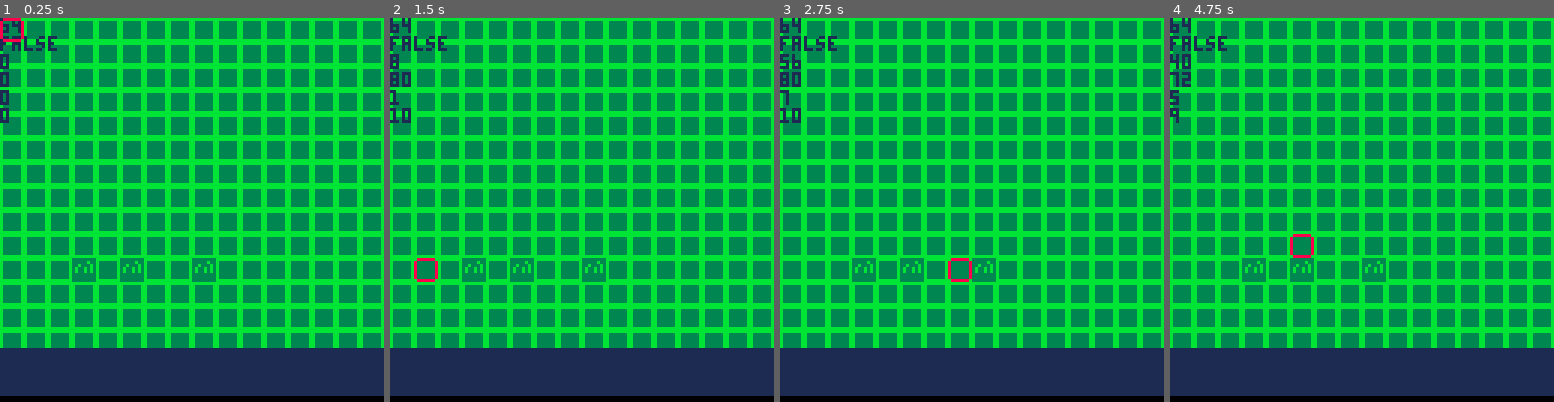
Above: before the commit, frames 1-4 (left to right).
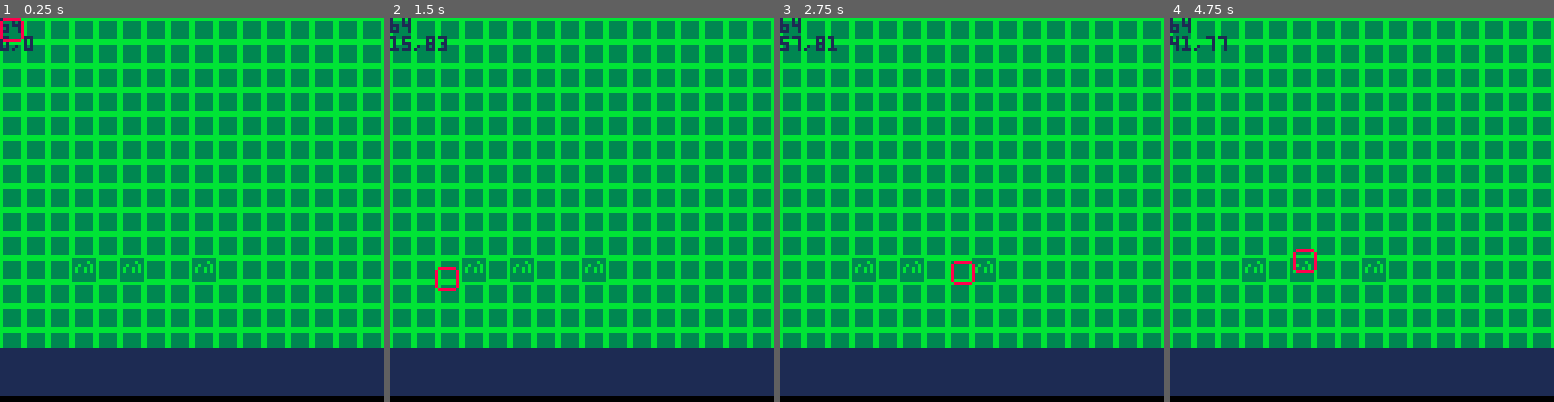
Above: after the commit, the same moments.

Repository: alainpuron/pico-8
Game: PICO-8 cartridge city.p8
Same seed, same stepped clock (60 frames per second), same inputs: the game is played once before the commit and once after it.
Inputs (mouse positions are in pixels of both pictures, inside the frame that each line leads up to):
- Up to frame 1 (0.25 s): no input
- Up to frame 2 (1.5 s): click (670, 121) at 0.67 s; click (436, 267) at 1.22 s
- Up to frame 3 (2.75 s): click (887, 114) at 1.77 s; click (952, 259) at 2.32 s
- Up to frame 4 (4.75 s): click (1404, 106) at 2.87 s; click (1465, 256) at 3.42 s; click (1231, 102) at 3.97 s; click (1292, 248) at 4.52 s

The runs differ from the first frame. In frame 1, 0.5% of the frame differs, in the area x 0-15%, y 4-28%; in frame 2, 0.8%; in frame 3, 0.9%; in frame 4, 0.9%, in the area x 0-39%, y 4-67%.

Commit message:
Add files via upload

Diff:
--- a/city.p8
+++ b/city.p8
@@ -37,6 +37,7 @@
 function mouse_update()
 	mouse_inputs(mouse) 		-- inputs
 	mouse_movement(mouse) -- mouse movement
+	mouse_state() 								-- state of the mouse
 end
 
 function mouse_inputs(mouse)
@@ -63,27 +64,21 @@
 
 end
 
+-- mouse state --
+function mouse_state()
+
+	-- is the mouse over toolbar
+	is_over_toolbar = is_mouse_over(mouse,toolbar_base)
+
+end
+
 function mouse_draw(mouse)
 
 	-- print tile
-	mouse_tile(mouse)
-
-	-- print if mouse is over
-	is_over_toolbar = is_mouse_over(mouse,toolbar_base)
-	print(is_over_toolbar)
-
-	print(cursor_x)
-	print(cursor_y)
-
-	print(tile_x)
-	print(tile_y)
-
- -- sp,x,y,h,w
--- if is_mouse_over(mouse,toolbar_base) then
-		spr(mouse.sp,cursor_x,cursor_y,1,1)
---		else
---			spr(mouse.sp,mouse.x,mouse.y,1,1)
---	end
+	mouse_tile(mouse,toolbar_base)
+
+	 -- sp,x,y,h,w --
+		spr(mouse.sp,mouse.x,mouse.y,1,1)
 
 end
 
@@ -99,9 +94,10 @@
 
 end
 
-function mouse_tile(mouse)
+function mouse_tile(mouse,toolbar_base)
 
 	print(mget(tile_x,tile_y))
+	print(mouse.x .. "," .. mouse.y)
 
 end
 
@@ -112,8 +108,8 @@
 		local ending_x		 =	toolbar_base.e_width
 		local	ending_y 		=	toolbar_base.e_height
 
-		-- is over
-		if cursor_x > starting_x and cursor_x < ending_x and cursor_y > starting_y and cursor_y < ending_y then
+		-- is over a border
+		if mouse.x >= starting_x and mouse.x <= ending_x and mouse.y >= starting_y and mouse.y <= ending_y then
 				return true
 			else
 				return false
@@ -122,14 +118,21 @@
 
 end
 -->8
--- contruction selection --
+-- toolbar base and selection --
 function consts_init()
 
 	toolbar_base = {
 		s_width  = 0, 		-- starting
-		s_height = 125,	-- position
+		s_height = 110,	-- position
 		e_width  = 130,		-- end
-		e_height = 110	-- height
+		e_height = 125	-- height
+	}
+
+	toolbar = {
+
+	{sp = 16,s_width=0,s_height=0,e_width=0,e_height=0},
+	{sp = 17,s_width=0,s_height=0,e_width=0,e_height=0}
+
 	}
 
 end
@@ -155,6 +158,23 @@
 
 		-- starting x -- position y -- width -- height -- color
 		rectfill(menu_x,menu_y,menu_x_end,menu_y_end,1)
+
+end
+
+function toolbar_draw(toolbar,toolbar_base)
+
+	local tool_x = toolbar_base.s_width -- x
+	local tool_y = toolbar_base.s_height -- y
+
+ -- is_mouse_over(mouse,toolbar)
+
+	for i = 1, #toolbar do
+
+		local item_x = tool_x - 14 + 14 * i
+
+		spr(toolbar.sp,item_x+3,tool_y-12,1,1)
+
+	end
 
 end
 __gfx__
@@ -166,14 +186,14 @@
 00700700800000080000000000000000000000000000000000000000000000000000000000000000000000000000000000000000000000000000000000000000
 00000000800000080000000000000000000000000000000000000000000000000000000000000000000000000000000000000000000000000000000000000000
 00000000088888800000000000000000000000000000000000000000000000000000000000000000000000000000000000000000000000000000000000000000
-00000000000000000000000000000000000000000000000000000000000000000000000000000000000000000000000000000000000000000000000000000000
-00000000000000000000000000000000000000000000000000000000000000000000000000000000000000000000000000000000000000000000000000000000
-00000000000000000000000000000000000000000000000000000000000000000000000000000000000000000000000000000000000000000000000000000000
-00000000000000000000000000000000000000000000000000000000000000000000000000000000000000000000000000000000000000000000000000000000
-00000000000000000000000000000000000000000000000000000000000000000000000000000000000000000000000000000000000000000000000000000000
-00000000000000000000000000000000000000000000000000000000000000000000000000000000000000000000000000000000000000000000000000000000
-00000000000000000000000000000000000000000000000000000000000000000000000000000000000000000000000000000000000000000000000000000000
-00000000000000000000000000000000000000000000000000000000000000000000000000000000000000000000000000000000000000000000000000000000
+00000000000030000000000000000000000000000000000000000000000000000000000000000000000000000000000000000000000000000000000000000000
+00333300000300b00000000000000000000000000000000000000000000000000000000000000000000000000000000000000000000000000000000000000000
+0300003000300b000000000000000000000000000000000000000000000000000000000000000000000000000000000000000000000000000000000000000000
+30000003030000030000000000000000000000000000000000000000000000000000000000000000000000000000000000000000000000000000000000000000
+03033030300b00300000000000000000000000000000000000000000000000000000000000000000000000000000000000000000000000000000000000000000
+0300003000b003000000000000000000000000000000000000000000000000000000000000000000000000000000000000000000000000000000000000000000
+03333330000030000000000000000000000000000000000000000000000000000000000000000000000000000000000000000000000000000000000000000000
+00000000000300000000000000000000000000000000000000000000000000000000000000000000000000000000000000000000000000000000000000000000
 00000000000000000000000000000000000000000000000000000000000000000000000000000000000000000000000000000000000000000000000000000000
 00000000000000000000000000000000000000000000000000000000000000000000000000000000000000000000000000000000000000000000000000000000
 00000000000000000000000000000000000000000000000000000000000000000000000000000000000000000000000000000000000000000000000000000000
